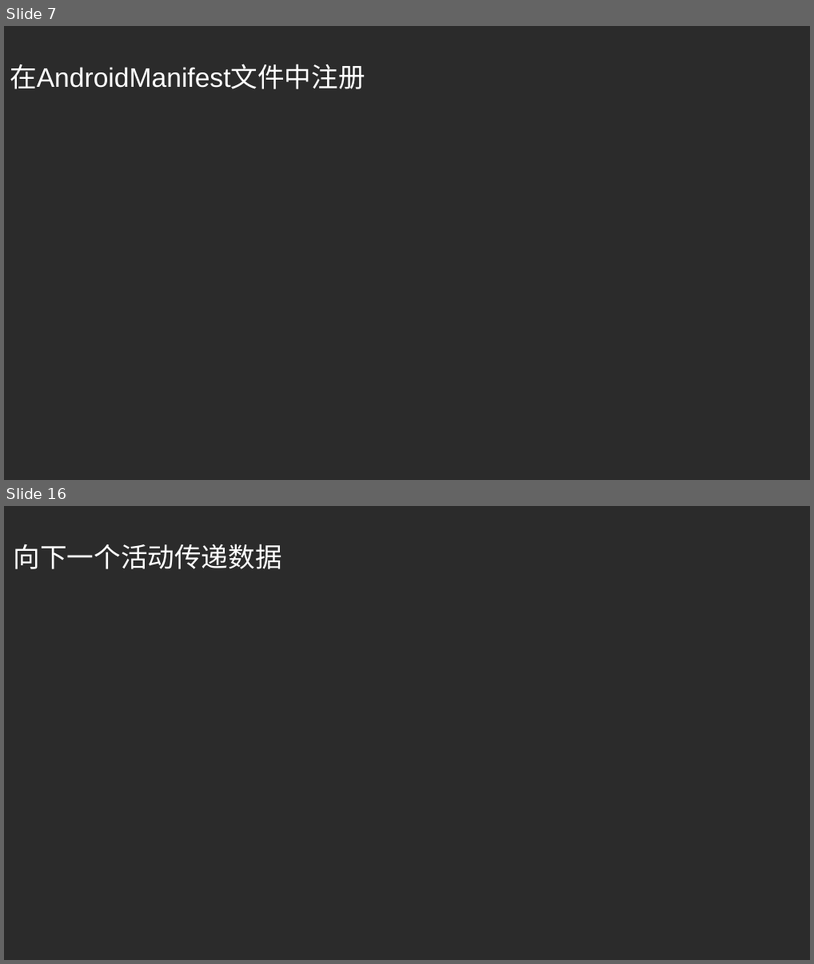
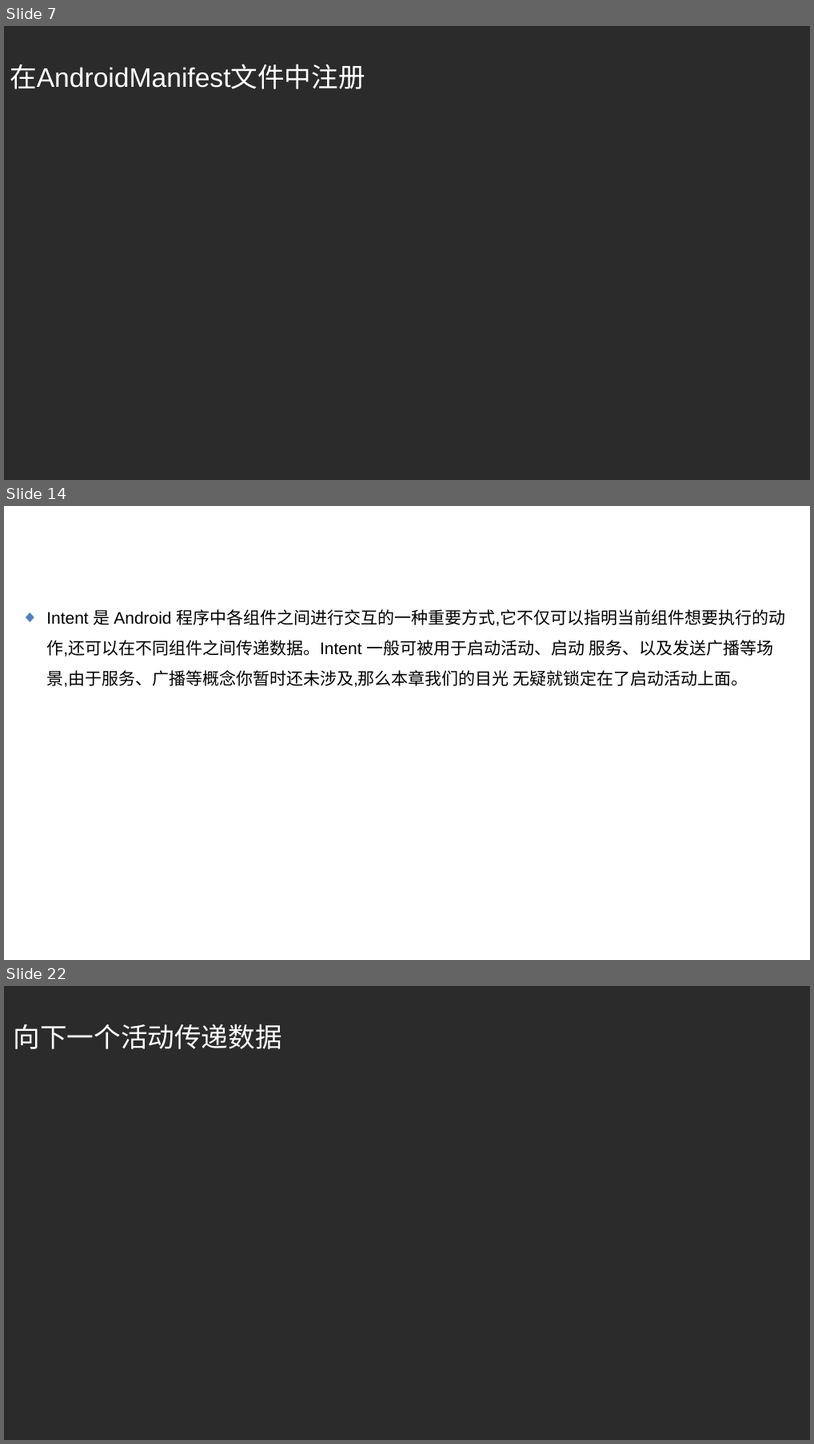
Before and after one commit to guoyang123/androidppt, a slide deck: 第二章探究活动/探究活动Activity.ppt. Shown one above the other, each under a label of ours: slides 7 and 16 before the commit, slides 7, 14 and 22 after it; the slides between them are not shown. The pictures are 814x964 and 814x1444 pixels, drawn with LibreOffice and Linux fonts; fonts in the diff are those of the drawing; background and template pictures are left out; a plain dark background stands for a picture behind light text. Boxes give left, top, right and bottom in pixels: in the first picture for what was removed or moved away, otherwise in the second. Text is boxed around its words. In the diff, an @@ line names an element or a change of style, - is before the commit and + after.

```diff
--- a/第二章探究活动/探究活动Activity.ppt
+++ b/第二章探究活动/探究活动Activity.ppt
@@ slide 14 added at box(4, 506, 810, 960), background picture (left out) @@
@@ text added at box(4, 523, 443, 575), 32 pt, text #FFFFFF @@
+使用Intent在活动之间穿梭
@@ text added at box(46, 609, 786, 687), 15 pt, text #000000 @@
+◆ Intent 是 Android 程序中各组件之间进行交互的一种重要方式,它不仅可以指明当前组件想要执行的动作,还可以在不同组件之间传递数据。Intent 一般可被用于启动活动、启动 服务、以及发送广播等场景,由于服务、广播等概念你暂时还未涉及,那么本章我们的目光 无疑就锁定在了启动活动上面。
@@ what was slide 16 is now slide 22 @@
```
Also in this commit, not shown: 10 slides changed, 21 other slides added, 12 slides removed.
